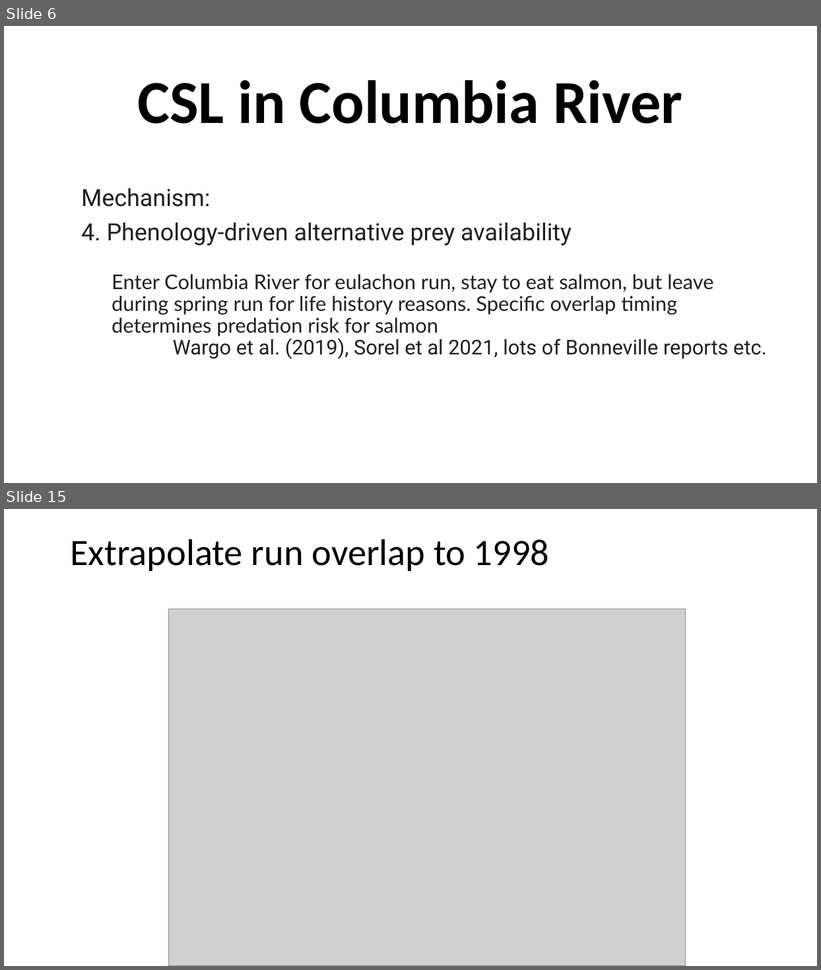
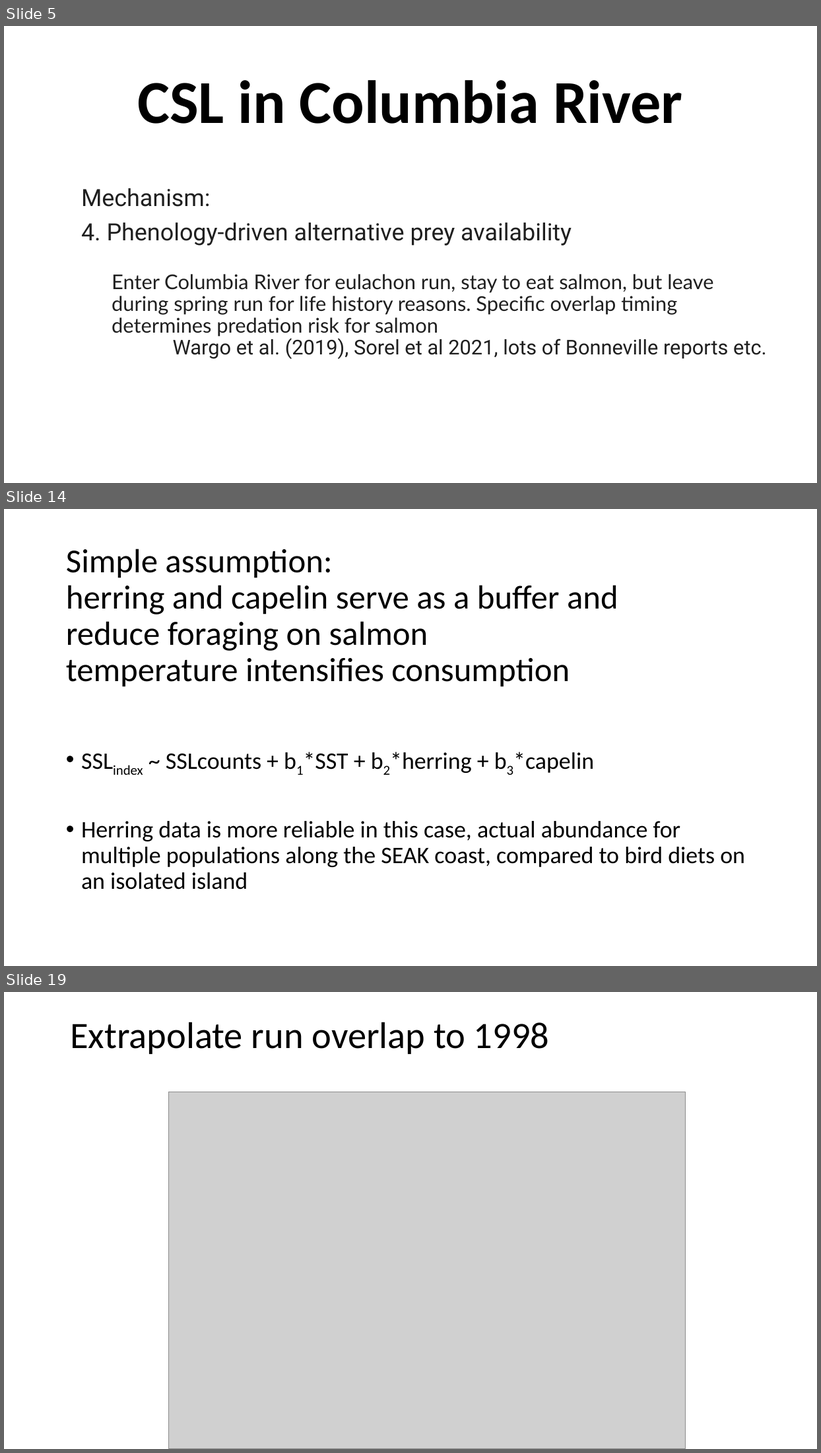
Before and after one commit to LisaCrozier-NOAA/SEM-DFO-LisaXP, a slide deck: presentations/Project update 08072026 predator indices.pptx. Shown one above the other, each under a label of ours: slides 6 and 15 before the commit, slides 5, 14 and 19 after it; the slides between them are not shown. The pictures are 821x970 and 821x1453 pixels, drawn with LibreOffice and Linux fonts; fonts in the diff are those of the drawing; grey boxes stand for pictures. Boxes give left, top, right and bottom in pixels: in the first picture for what was removed or moved away, otherwise in the second. Text is boxed around its words. In the diff, an @@ line names an element or a change of style, - is before the commit and + after.

```diff
--- a/presentations/Project update 08072026 predator indices.pptx
+++ b/presentations/Project update 08072026 predator indices.pptx
@@ slide 14 added at (4,509,817,966), background #FFFFFF @@
@@ title added at (66,549,618,687), 39.6 pt, text #000000 @@
+Simple assumption:
+herring and capelin serve as a buffer and
+reduce foraging on salmon
+temperature intensifies consumption
@@ text added at (81,752,745,890), 28 pt, text #000000 @@
+• SSLindex ~ SSLcounts + b1*SST + b2*herring + b3*capelin
+• Herring data is more reliable in this case, actual abundance for multiple populations along the SEAK coast, compared to bird diets on an isolated island
@@ what was slide 6 is now slide 5 @@
@@ what was slide 15 is now slide 19 @@
```
Also in this commit, not shown: 3 slides changed, 16 other slides added, 33 other files.
